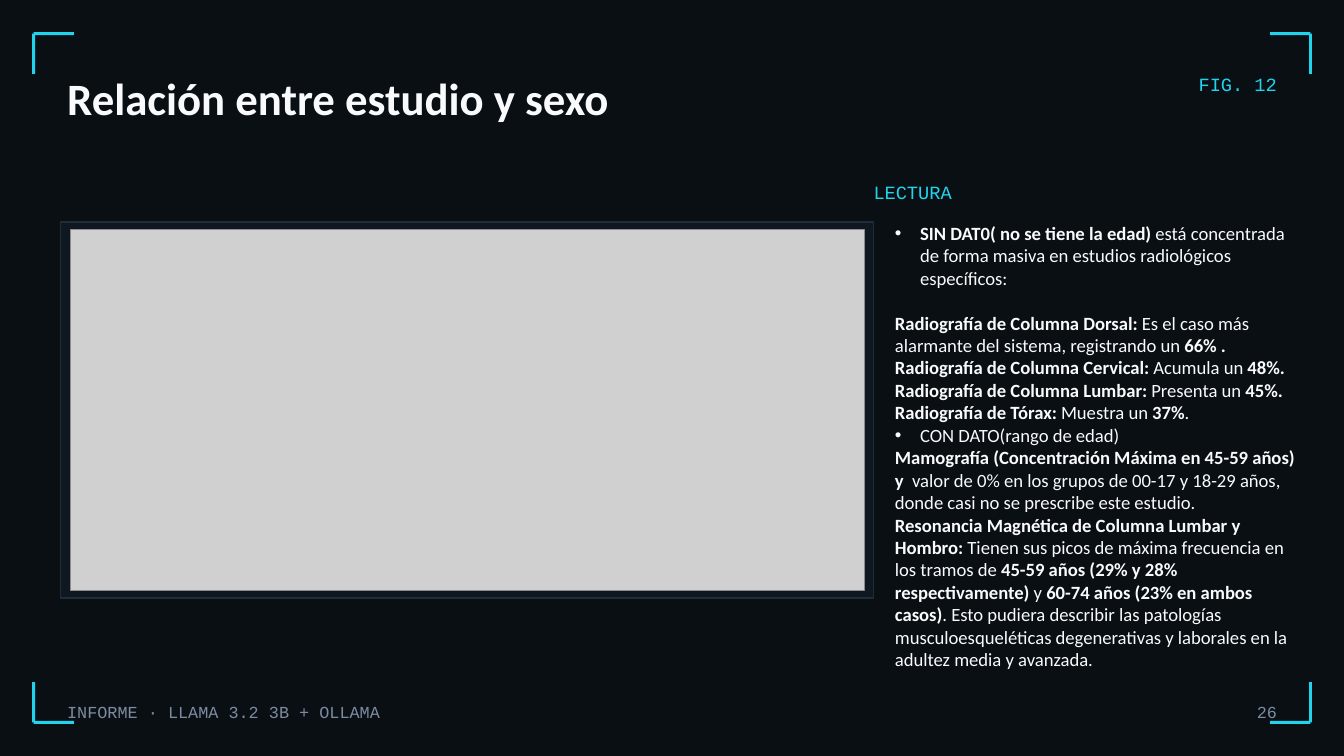
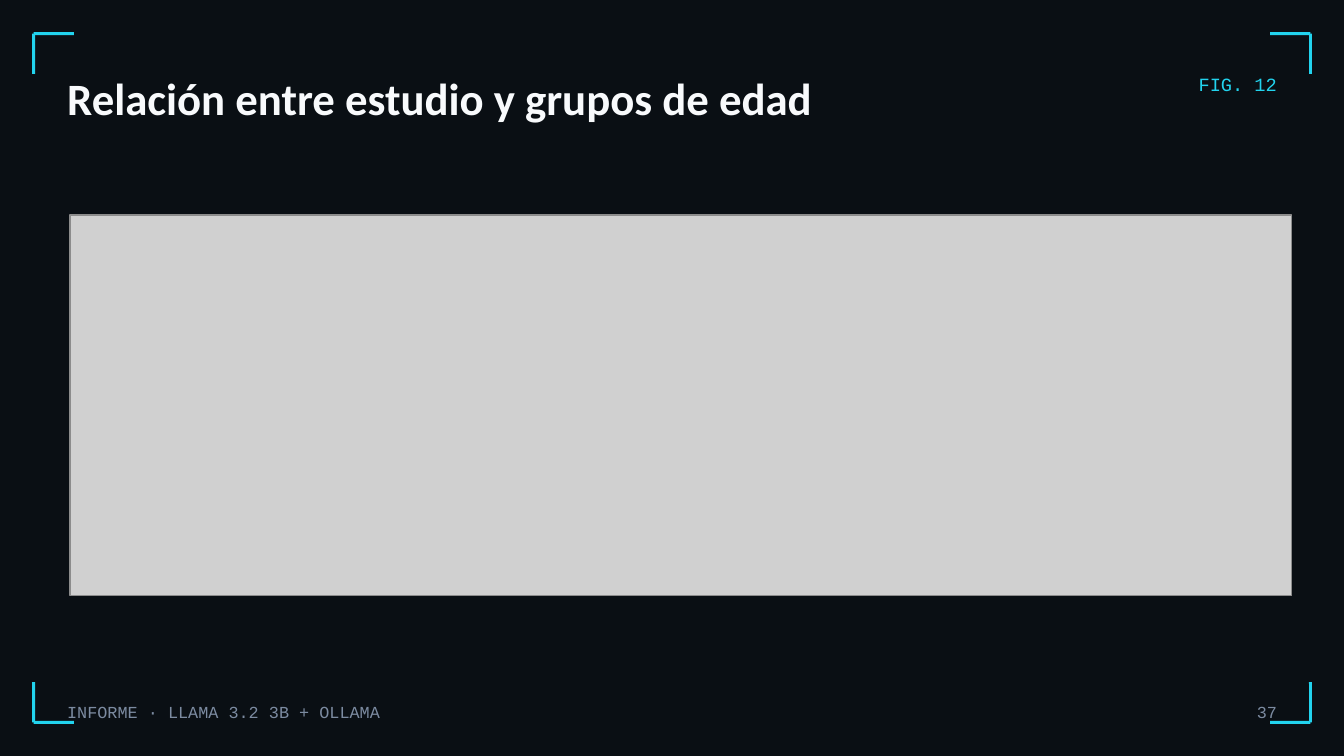
Before and after one commit to osleysorio/itacedemy_repo1_osley, a slide deck: slide 37 of sprint 13/Informe_Llama32_Ollama.pptx (slide 26 before the commit). Drawn at 1344x756 pixels with LibreOffice and Linux fonts; fonts in the diff are those of the drawing; grey boxes stand for pictures. Boxes give left, top, right and bottom in pixels: in the first picture for what was removed or moved away, otherwise in the second. Text is boxed around its words. In the diff, an @@ line names an element or a change of style, - is before the commit and + after.

```diff
--- a/sprint 13/Informe_Llama32_Ollama.pptx
+++ b/sprint 13/Informe_Llama32_Ollama.pptx
@@ title at (67, 83, 812, 123): text changed @@
-Relación entre estudio y sexo
+Relación entre estudio y grupos de edad
@@ text removed at (874, 186, 952, 199) @@
-LECTURA
@@ rectangle removed at (60, 222, 874, 598) @@
@@ picture: place and size @@
-picture at (71, 230, 866, 591)
+picture at (70, 215, 1292, 595)
@@ text removed at (895, 226, 1294, 669) @@
-• SIN DAT0( no se tiene la edad) está concentrada de forma masiva en estudios radiológicos específicos:
-Radiografía de Columna Dorsal: Es el caso más alarmante del sistema, registrando un 66% .
-Radiografía de Columna Cervical: Acumula un 48%.
-Radiografía de Columna Lumbar: Presenta un 45%.
-Radiografía de Tórax: Muestra un 37%.
-• CON DATO(rango de edad)
-Mamografía (Concentración Máxima en 45-59 años) y valor de 0% en los grupos de 00-17 y 18-29 años, donde casi no se prescribe este estudio.
-Resonancia Magnética de Columna Lumbar y Hombro: Tienen sus picos de máxima frecuencia en los tramos de 45-59 años (29% y 28% respectivamente) y 60-74 años (23% en ambos casos). Esto pudiera describir las patologías musculoesqueléticas degenerativas y laborales en la adultez media y avanzada.
@@ page number at (1257, 707, 1277, 723): text changed @@
-26
+37
```
Also in this commit, not shown: 18 other slides changed, 25 slides added, 14 slides removed, 1 other file.
